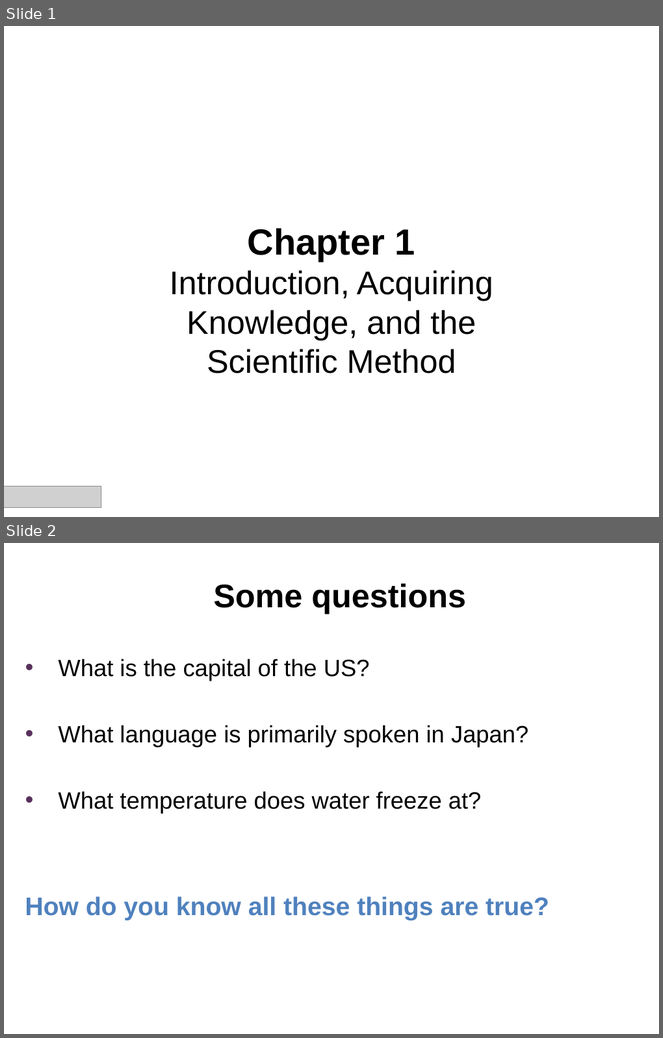
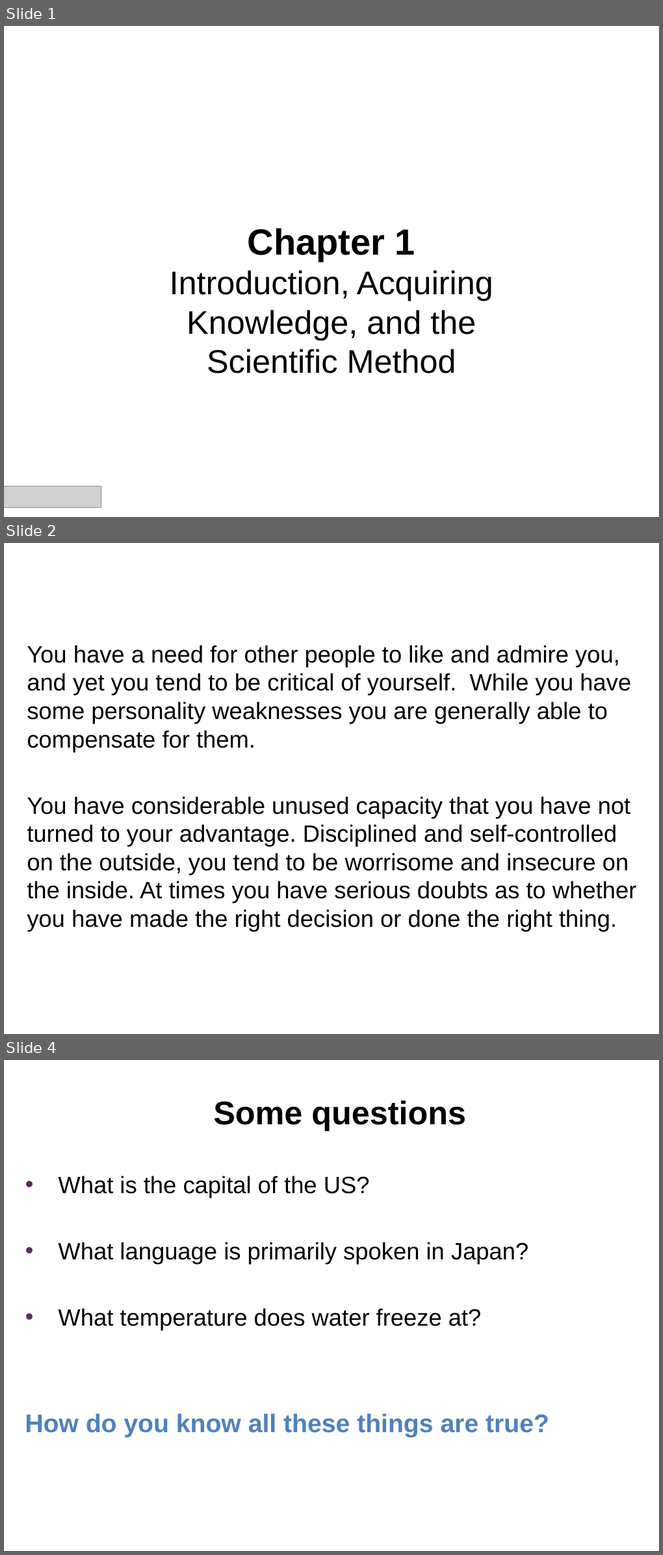
Before and after one commit to npm27/Teaching-Materials, a slide deck: Research Methods/Slides/Chapter 1.pptx. Shown one above the other, each under a label of ours: slides 1 and 2 before the commit, slides 1, 2 and 4 after it; the slides between them are not shown. The pictures are 663x1038 and 663x1555 pixels, drawn with LibreOffice and Linux fonts; fonts in the diff are those of the drawing; grey boxes stand for pictures. Boxes give left, top, right and bottom in pixels: in the first picture for what was removed or moved away, otherwise in the second. Text is boxed around its words. In the diff, an @@ line names an element or a change of style, - is before the commit and + after.

```diff
--- a/Research Methods/Slides/Chapter 1.pptx
+++ b/Research Methods/Slides/Chapter 1.pptx
@@ slide 2 added at (x1=4, y1=543, x2=659, y2=1034), background #FFFFFF @@
@@ text added at (x1=27, y1=645, x2=636, y2=932), 26 pt, text #000000 @@
+You have a need for other people to like and admire you, and yet you tend to be critical of yourself. While you have some personality weaknesses you are generally able to compensate for them.
+You have considerable unused capacity that you have not turned to your advantage. Disciplined and self-controlled on the outside, you tend to be worrisome and insecure on the inside. At times you have serious doubts as to whether you have made the right decision or done the right thing.
@@ what was slide 2 is now slide 4 @@
```
Also in this commit, not shown: 1 other slide added, 1 other file.
